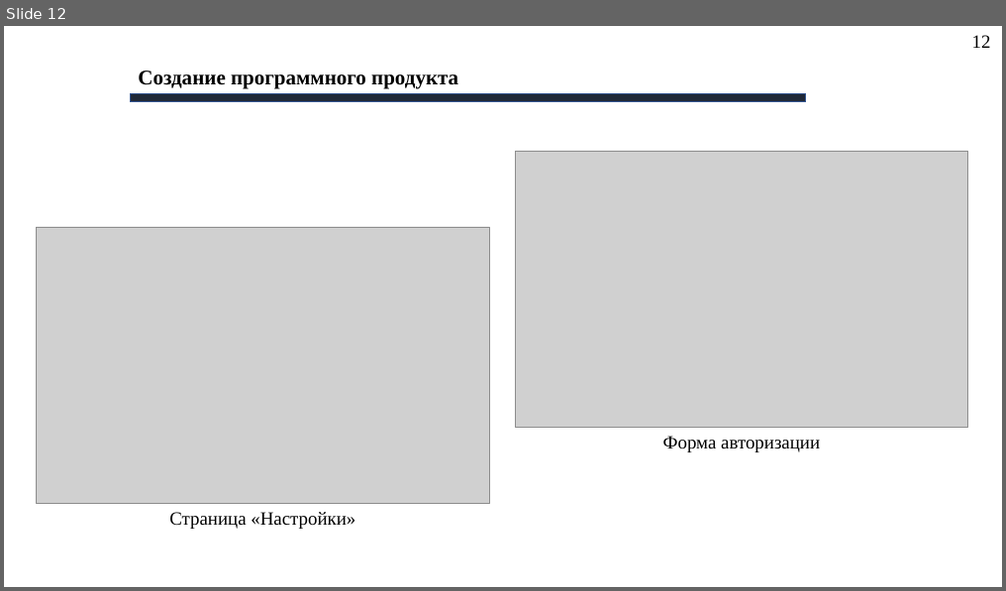
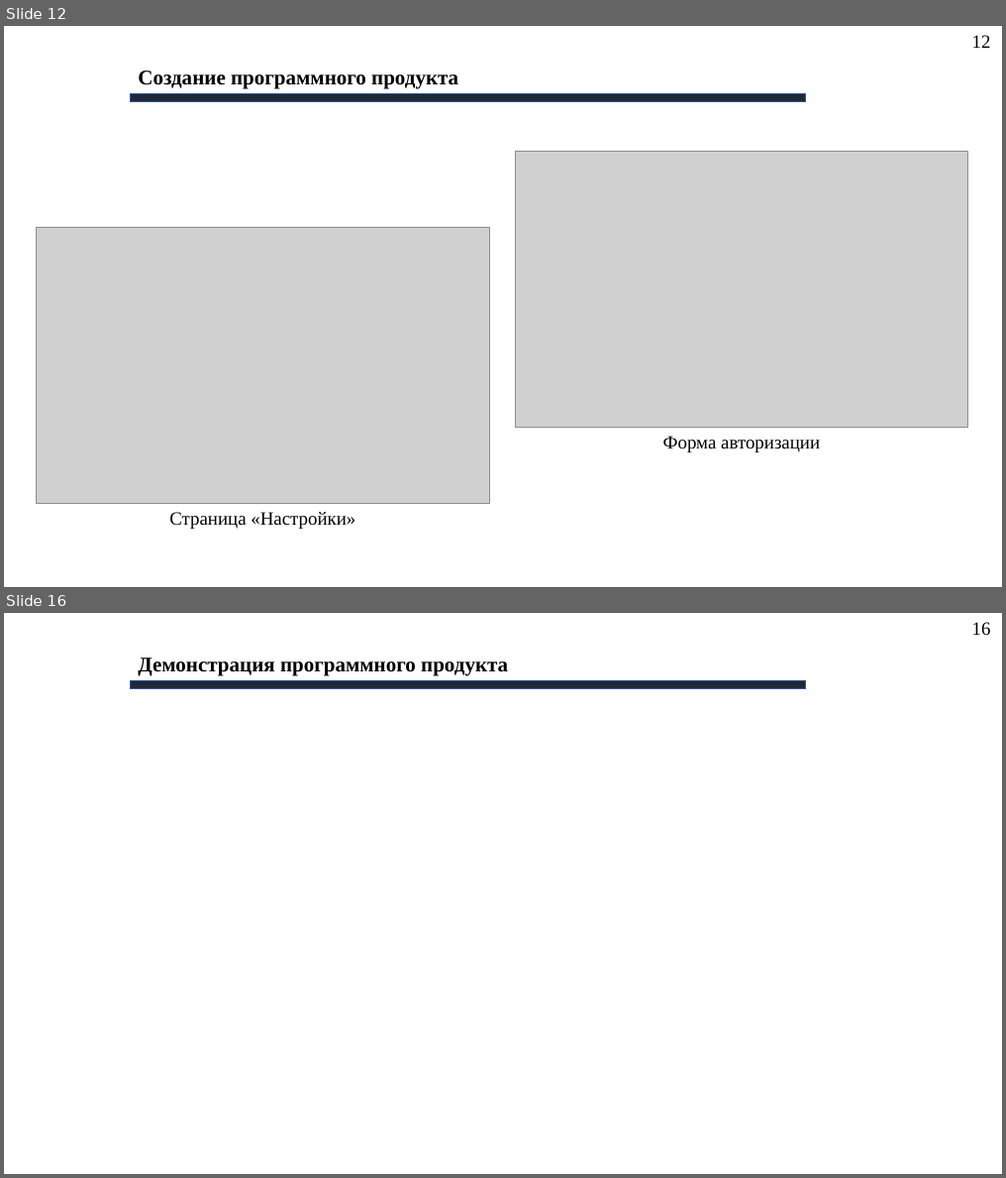
Before and after one commit to AlexeyBQS/Examwork, a slide deck: Presentation/Презентация.pptx. Shown one above the other, each under a label of ours: slide 12 before the commit, slides 12 and 16 after it; the slides between them are not shown. The pictures are 1006x591 and 1006x1178 pixels, drawn with LibreOffice and Linux fonts; fonts in the diff are those of the drawing; grey boxes stand for pictures; background and template pictures are left out. Boxes give left, top, right and bottom in pixels: in the first picture for what was removed or moved away, otherwise in the second. Text is boxed around its words. In the diff, an @@ line names an element or a change of style, - is before the commit and + after.

```diff
--- a/Presentation/Презентация.pptx
+++ b/Presentation/Презентация.pptx
@@ slide 16 added at (4, 613, 1002, 1174), background picture (left out) @@
@@ text added at (972, 622, 991, 635), 18 pt, text #000000 @@
+16
@@ text added at (138, 658, 508, 676), 20 pt, text #000000, bold @@
+Демонстрация программного продукта
@@ rectangle added at (131, 680, 806, 688), fill #1F2837, outline #325491 1 pt @@
```
Also in this commit, not shown: 7 slides changed, 1 other slide added, 1 slide removed, 4 other files.
